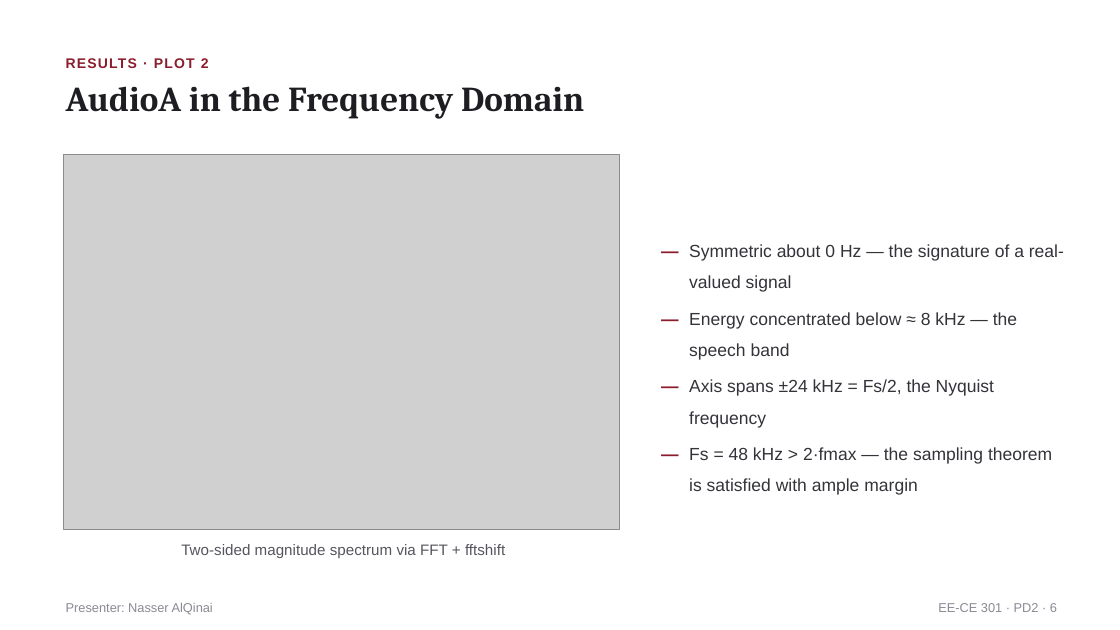
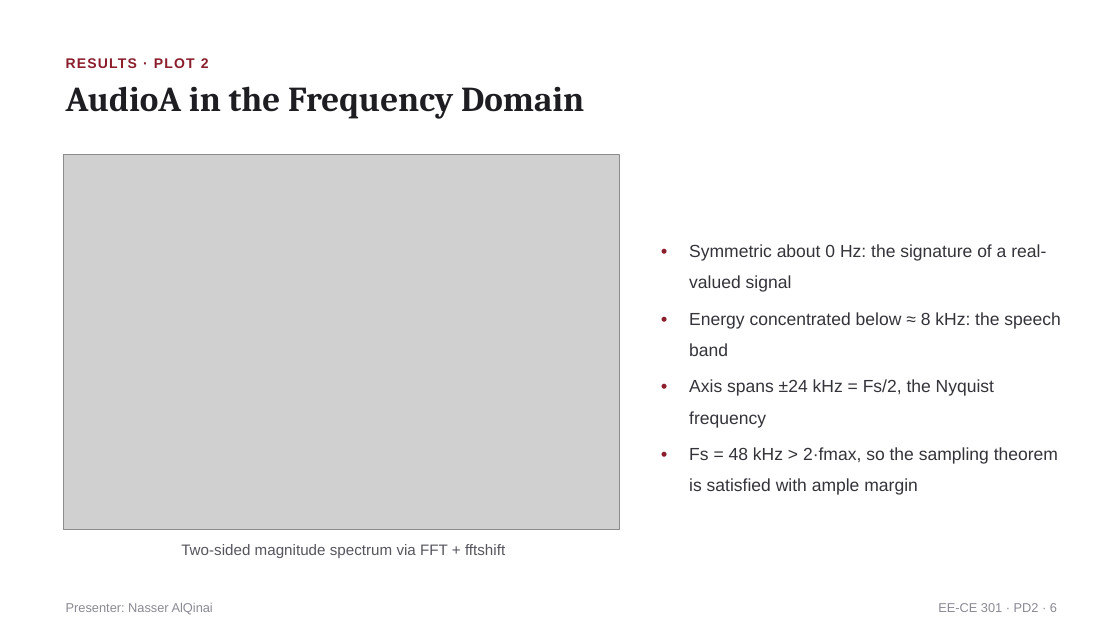
Before and after one commit to Nauseouswave/CODED, a slide deck: slide 6 of matlab/audio-analysis/PD2_SectionM1_Group1.pptx. Drawn at 1120x630 pixels with LibreOffice and Linux fonts; fonts in the diff are those of the drawing; grey boxes stand for pictures. Boxes give left, top, right and bottom in pixels: in the first picture for what was removed or moved away, otherwise in the second. Text is boxed around its words. In the diff, an @@ line names an element or a change of style, - is before the commit and + after.

```diff
--- a/matlab/audio-analysis/PD2_SectionM1_Group1.pptx
+++ b/matlab/audio-analysis/PD2_SectionM1_Group1.pptx
@@ text at [660,228,682,283]: text changed @@
-—
+•
@@ text at [689,244,1046,292]: text changed @@
-Symmetric about 0 Hz — the signature of a real-valued signal
+Symmetric about 0 Hz: the signature of a real-valued signal
@@ text at [660,296,682,351]: text changed @@
-—
+•
@@ text at [689,312,1060,356]: text changed @@
-Energy concentrated below ≈ 8 kHz — the speech band
+Energy concentrated below ≈ 8 kHz: the speech band
@@ text at [660,363,682,418]: text changed @@
-—
+•
@@ text at [660,431,682,486]: text changed @@
-—
+•
@@ text at [689,447,1058,495]: text changed @@
-Fs = 48 kHz > 2·fmax — the sampling theorem is satisfied with ample margin
+Fs = 48 kHz > 2·fmax, so the sampling theorem is satisfied with ample margin
```
Also in this commit, not shown: 10 other slides changed.
